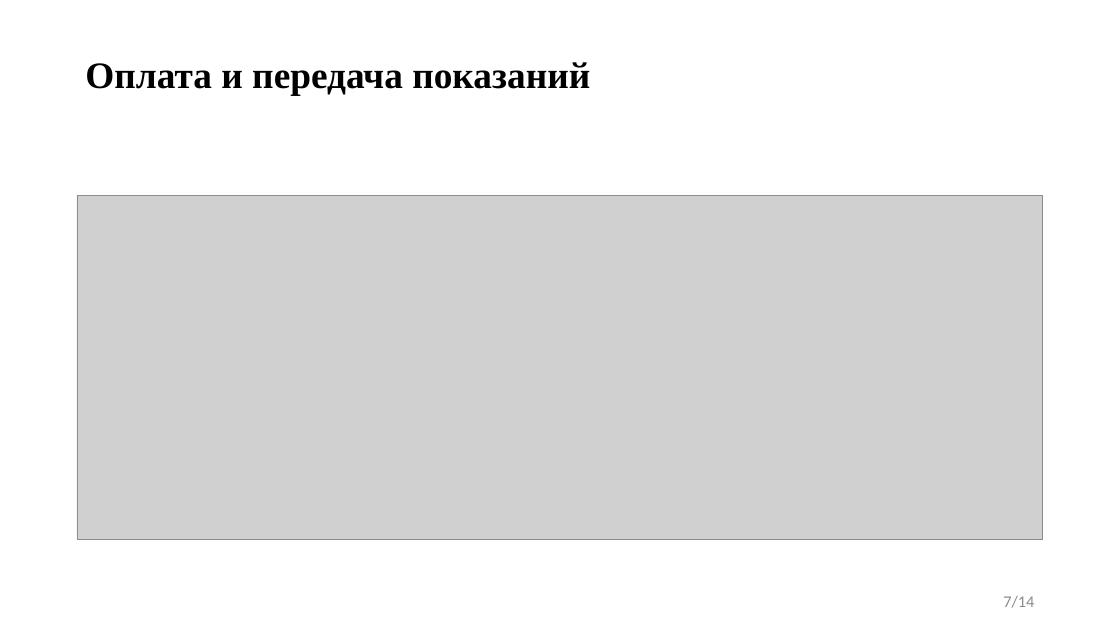
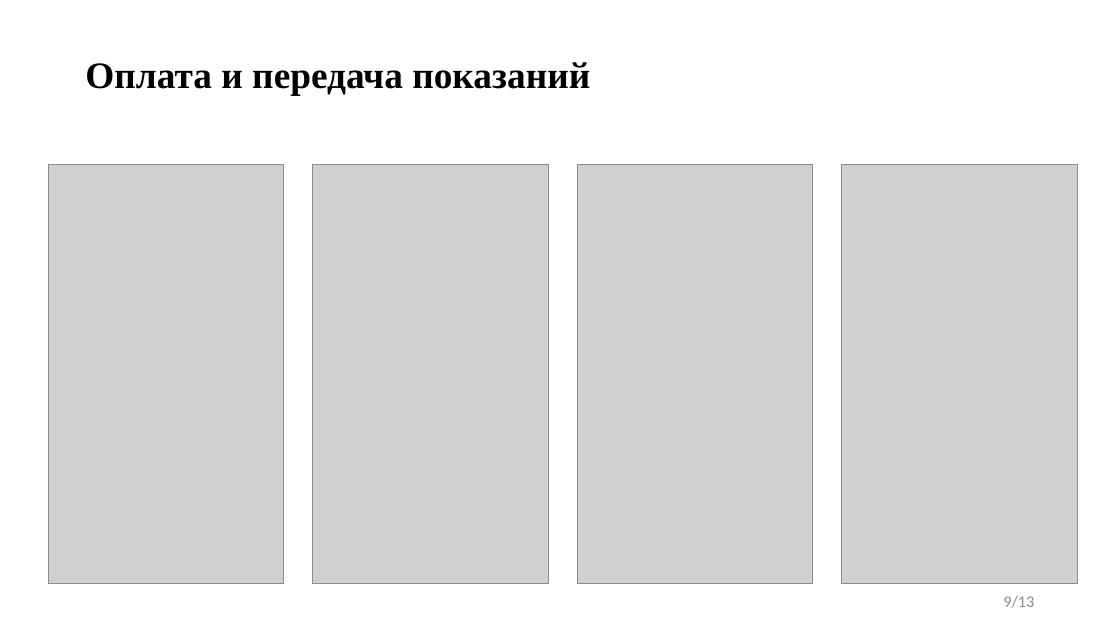
Before and after one commit to DenisBelashkov/UtilitatemMetris, a slide deck: slide 9 of Документация/Utilitatem Metris.pptx (slide 7 before the commit). Drawn at 1120x630 pixels with LibreOffice and Linux fonts; fonts in the diff are those of the drawing; grey boxes stand for pictures. Boxes give left, top, right and bottom in pixels: in the first picture for what was removed or moved away, otherwise in the second. Text is boxed around its words. In the diff, an @@ line names an element or a change of style, - is before the commit and + after.

```diff
--- a/Документация/Utilitatem Metris.pptx
+++ b/Документация/Utilitatem Metris.pptx
@@ picture added at (48,165,284,584) @@
@@ picture added at (313,165,549,584) @@
@@ picture added at (577,165,813,584) @@
@@ picture added at (842,165,1078,584) @@
@@ picture removed at (77,196,1044,539) @@
@@ page number at (1003,596,1034,608): text changed @@
-7/14
+9/13
```
Also in this commit, not shown: 5 other slides changed, 3 slides added, 4 slides removed, 3 other files.
